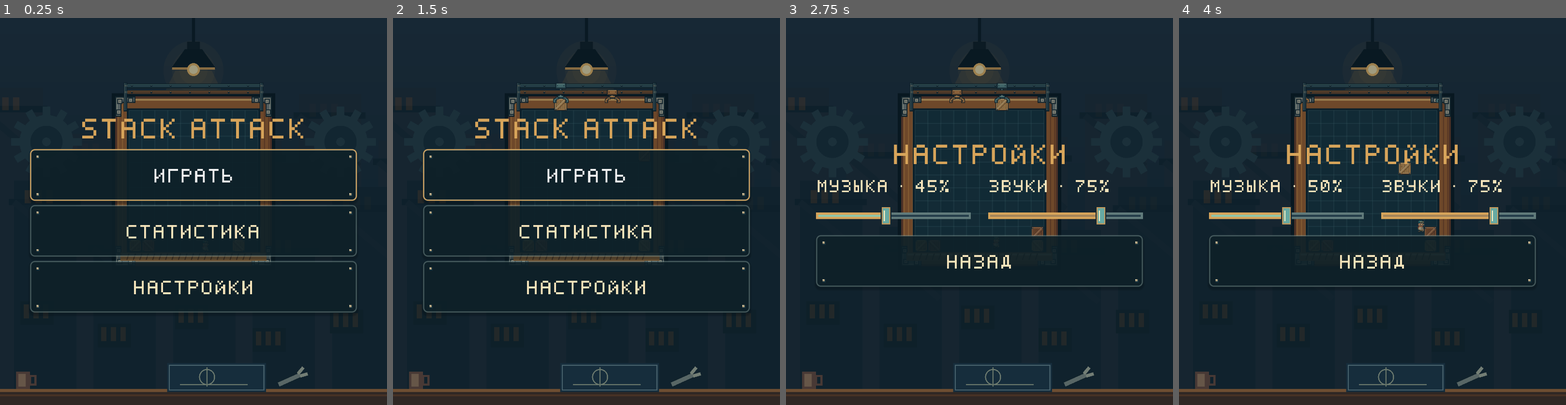
Above: before the commit, frames 1-4 (left to right).
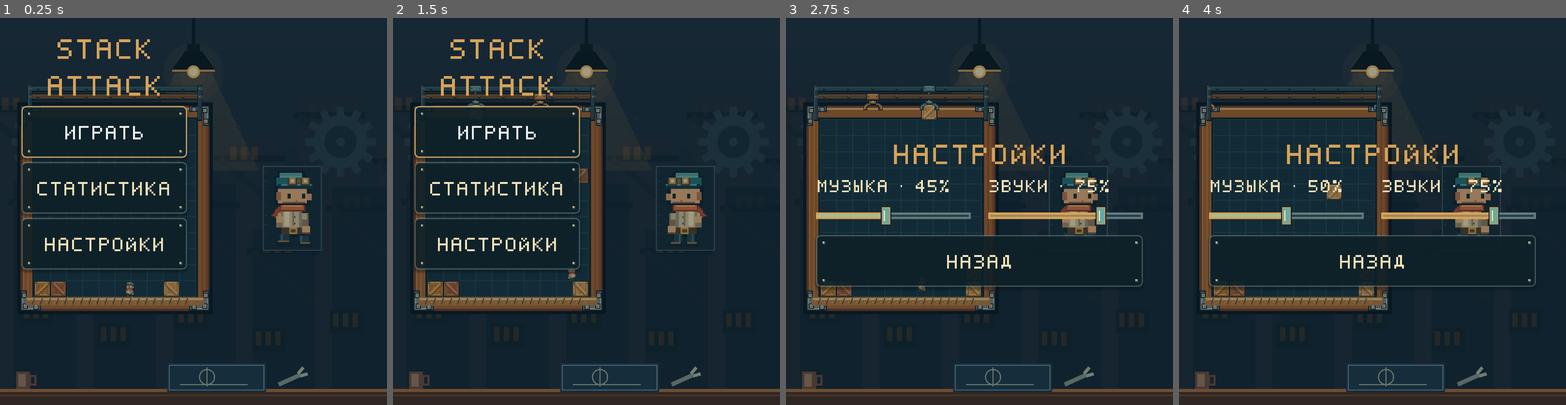
Above: after the commit, the same moments.

Repository: IlyasYOY/stack-attack
Game: Godot game, scene res://game/main.tscn
The game is run twice, just before and just after one commit, with the same random seed, the same clock (stepped at 60 frames per second) and the same inputs. Sound files missing from this copy of the repository are replaced by a short silence.
Inputs (mouse positions are in pixels of both pictures, inside the frame that each line leads up to):
- Up to frame 1 (0.25 s): no input
- Up to frame 2 (1.5 s): click "Статистика" at 0.5 s; click "Назад" at 1.25 s
- Up to frame 3 (2.75 s): click "Настройки" at 2 s
- Up to frame 4 (4 s): tap Enter at 2.75 s; move the mouse to (1457, 192) at 2.77 s; hold Right 2.78-3.5 s; tap E at 2.85 s; click (1457, 192) at 2.92 s; tap Space at 3.02 s; drag from (1295, 230) to (1353, 288) at 3.52 s

The runs differ from the first frame. In frame 1, 15% of the frame differs, in the area x 4-93%, y 5-77%; in frame 2, 15%; in frame 3, 11%; in frame 4, 11%.

Commit message:
Keep the equipment figure and field in place across menu and result screens

Diff:
--- a/game/main.gd
+++ b/game/main.gd
@@ -180,6 +180,9 @@
 	world.model = demo.model if _background_demo() else model
 	world._layout()
 	sound.music_player.volume_db = -5.0 if screen == "paused" else 0.0
+	for item in EQUIPMENT_VIEW.ICONS:
+		gear_counts[item] = EQUIPMENT_VIEW.build_hud(ui, item)
+	EQUIPMENT_VIEW.update_hud(gear_counts, world)
 	if world.active:
 		_build_hud()
 	if screen == "playing":
@@ -200,12 +203,8 @@
 		"over":
 			_heading(content, "Смена окончена")
 			_result_score(content)
-			var actions: Control = content
-			if _compact_panel() and _wide_panel():
-				actions = HBoxContainer.new()
-				content.add_child(actions)
-			_button(actions, "Играть снова", "again", _start_game)
-			_button(actions, "Главное меню", "home", func(): _show_screen("menu"))
+			_button(content, "Играть снова", "again", _start_game)
+			_button(content, "Главное меню", "home", func(): _show_screen("menu"))
 			if not profile.last_error.is_empty():
 				_text(content, profile.last_error, 12)
 		"statistics":
@@ -263,10 +262,26 @@
 		_center_panel()
 
 
+func _panel_area() -> Rect2:
+	if screen in ["menu", "over"]:
+		var below := ceilf(world.equipment_body.end.y + 12)
+		# Reserve the complete menu height even while its controls are being created.
+		var lower_height := 222 if _compact_panel() else 274
+		if size.y > size.x and size.y - below >= lower_height:
+			return Rect2(0, below, size.x, size.y - below)
+		var left_width := world.equipment_body.position.x - StackWorldView.BADGE_WIDTH - 8
+		# Keep the warehouse floor visible behind the menu and results.
+		var above_floor := clampf(world.field.end.y - world.cell, lower_height, size.y)
+		return Rect2(0, 0, left_width, above_floor)
+	return Rect2(Vector2.ZERO, size)
+
+
 func _panel_width() -> float:
 	if screen == "paused":
 		return minf(360, size.x - 32)
-	return minf(720 if _wide_panel() and screen != "menu" else 440, size.x - 32)
+	var margin := 16 if screen in ["menu", "over"] else 32
+	var max_width := 720 if _wide_panel() and screen != "menu" else 440
+	return minf(max_width, _panel_area().size.x - margin)
 
 
 func _result_score(parent: Control) -> void:
@@ -277,14 +292,15 @@
 	var available := _panel_width() - panel.get_theme_stylebox("panel").get_minimum_size().x - 8
 	var font := label.get_theme_font("font")
 	var font_size := label.get_theme_font_size("font_size")
-	while font_size > 20 and font.get_string_size(label.text, HORIZONTAL_ALIGNMENT_LEFT, -1, font_size).x > available:
+	while font_size > 12 and font.get_string_size(label.text, HORIZONTAL_ALIGNMENT_LEFT, -1, font_size).x > available:
 		font_size -= 1
 	label.add_theme_font_size_override("font_size", font_size)
 
 
 func _center_panel() -> void:
 	if panel != null:
-		var centered := ((size - panel.size) * 0.5).floor()
+		var centered := (_panel_area().get_center() - panel.size * 0.5).floor()
+		centered.y = maxf(centered.y, 0.0)
 		var below_hud := StackWorldView.HUD_CLEARANCE_Y
 		if screen == "paused" and size.y - panel.size.y >= below_hud + 6.0:
 			centered.y = maxf(centered.y, below_hud)
@@ -400,9 +416,6 @@
 	score_label.autowrap_mode = TextServer.AUTOWRAP_OFF
 	_update_hud_score()
 	ui.add_child(score_label)
-	for item in EQUIPMENT_VIEW.ICONS:
-		gear_counts[item] = EQUIPMENT_VIEW.build_hud(ui, item)
-	EQUIPMENT_VIEW.update_hud(gear_counts, world)
 	if screen == "playing":
 		pickup_button = EQUIPMENT_VIEW.build_swap(ui, func():
 			sound.unlock()
@@ -822,6 +835,7 @@
 	demo.advance(delta)
 	world.model = demo.model
 	world.axis = demo.axis
+	EQUIPMENT_VIEW.update_hud(gear_counts, world)
 	for event in demo.events:
 		match event.type:
 			"jump", "land", "over": sound.effect(str(event.type), false)
--- a/game/world_view.gd
+++ b/game/world_view.gd
@@ -99,9 +99,6 @@
 func _layout() -> void:
 	if model == null: return
 	var landscape := size.x > size.y
-	if not active:
-		_layout_background(landscape)
-		return
 	var button_width := clampf(floorf((size.x - 52.0) / 5.0), 48, 70)
 	var button_size := Vector2(button_width, 52 if landscape else 60)
 	var margin := 12.0
@@ -141,26 +138,6 @@
 		clampf(field.get_center().y - body_size.y * 0.5, HUD_CLEARANCE_Y + 8, bottom - body_size.y - 55)).round(), body_size)
 	_layout_rail(left, top, world_size, scale_to_view)
 
-func _layout_background(landscape: bool) -> void:
-	# Menu and result scenes retain their full-width workshop backdrop.
-	controls.clear()
-	var free_width := size.x - (268 if landscape else 36)
-	var free_height := size.y - (84 if landscape else 204)
-	cell = maxf(8, floorf(minf(free_width / model.tuning.columns, free_height / (model.tuning.rows + 2))))
-	var world_size := Vector2(model.tuning.columns, model.tuning.rows) * cell
-	var left := floorf((size.x - world_size.x) * 0.5)
-	var top := 60 + cell * 1.1
-	if landscape:
-		left = clampf(left, 168, maxf(168, size.x - 100 - world_size.x))
-	else:
-		top += maxf(0, (free_height - (model.tuning.rows + 2) * cell) * 0.4)
-	var scale_to_view := cell / PIXELS_PER_CELL
-	if left - 10 * scale_to_view < 138:
-		top = maxf(top, HUD_CLEARANCE_Y - CRANE_TOP * scale_to_view)
-	field = Rect2(Vector2(left, top), world_size)
-	_layout_rail(left, top, world_size, scale_to_view)
-
-
 func _layout_rail(left: float, top: float, world_size: Vector2, scale_to_view: float) -> void:
 	var rail_margin := clampf(10.0 * scale_to_view, 0.0, maxf(0.0, left - 3.0))
 	crane_rail = Rect2(Vector2(left - rail_margin, top + CRANE_TOP * scale_to_view),
@@ -290,8 +267,8 @@
 	_draw_scenery()
 	if model == null: return
 	_draw_warehouse()
+	_draw_equipment_body()
 	if active:
-		_draw_equipment_body()
 		_draw_controls()
 	if caption_life > 0.0 and active and model.state != "over":
 		var width := FONT.get_string_size(line_caption, HORIZONTAL_ALIGNMENT_LEFT, -1, 22).x
--- a/tests/test_game.gd
+++ b/tests/test_game.gd
@@ -1562,7 +1562,7 @@
 			for frame in range(4):
 				await process_frame
 			var viewport := Rect2(Vector2.ZERO, app.size)
-			check(viewport.encloses(app.panel.get_global_rect()), "%s panel must fit %s without scrolling" % [menu, dimensions])
+			check(viewport.encloses(app.panel.get_global_rect()), "%s panel %s must fit %s without scrolling" % [menu, app.panel.get_global_rect(), viewport])
 			check(app.panel.find_children("*", "ScrollContainer", true, false).is_empty(), "Menus must not contain a ScrollContainer")
 			for control in app.panel.find_children("*", "Control", true, false):
 				if control is Button:
@@ -1596,7 +1596,7 @@
 				await process_frame
 			var label: Label = app.panel.find_child("result_score", true, false)
 			check(label.horizontal_alignment == HORIZONTAL_ALIGNMENT_CENTER, "Result score must be horizontally centered")
-			check(absf(label.get_global_rect().get_center().x - app.size.x * 0.5) <= 1, "Result score layout must share the viewport's center")
+			check(absf(label.get_global_rect().get_center().x - app.panel.get_global_rect().get_center().x) <= 1, "Result score must be centered within its panel")
 			var text_width := label.get_theme_font("font").get_string_size(label.text, HORIZONTAL_ALIGNMENT_LEFT, -1, label.get_theme_font_size("font_size")).x
 			check(label.autowrap_mode == TextServer.AUTOWRAP_OFF and text_width <= label.size.x - 4, "Long result scores must fit on one centered line")
 			for id in ["again", "home"]:
